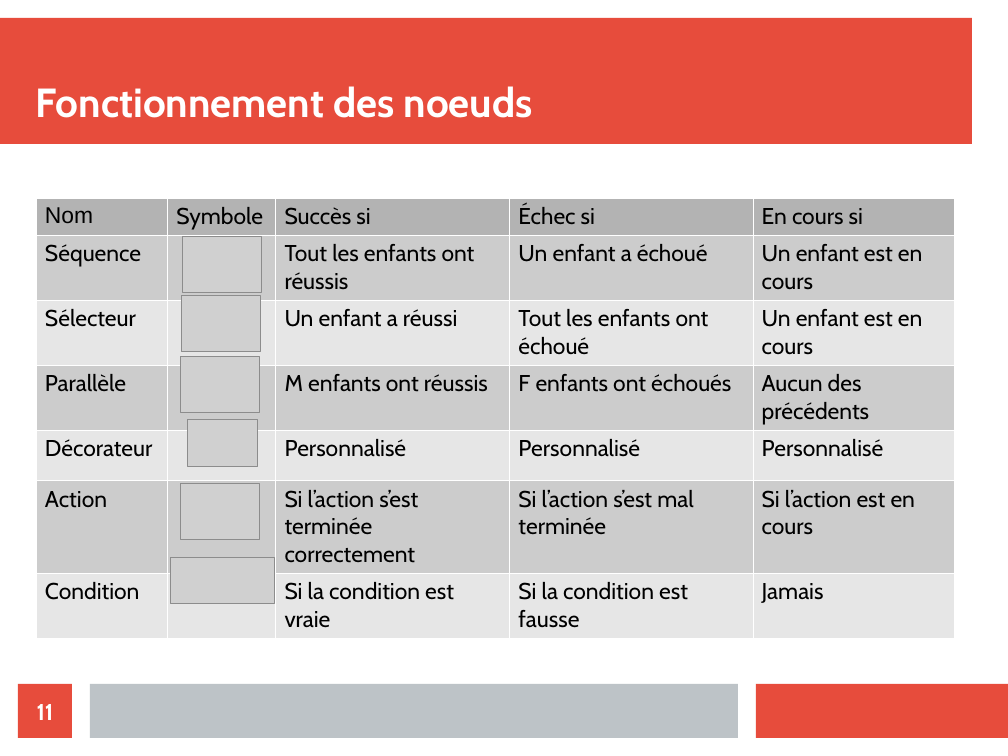
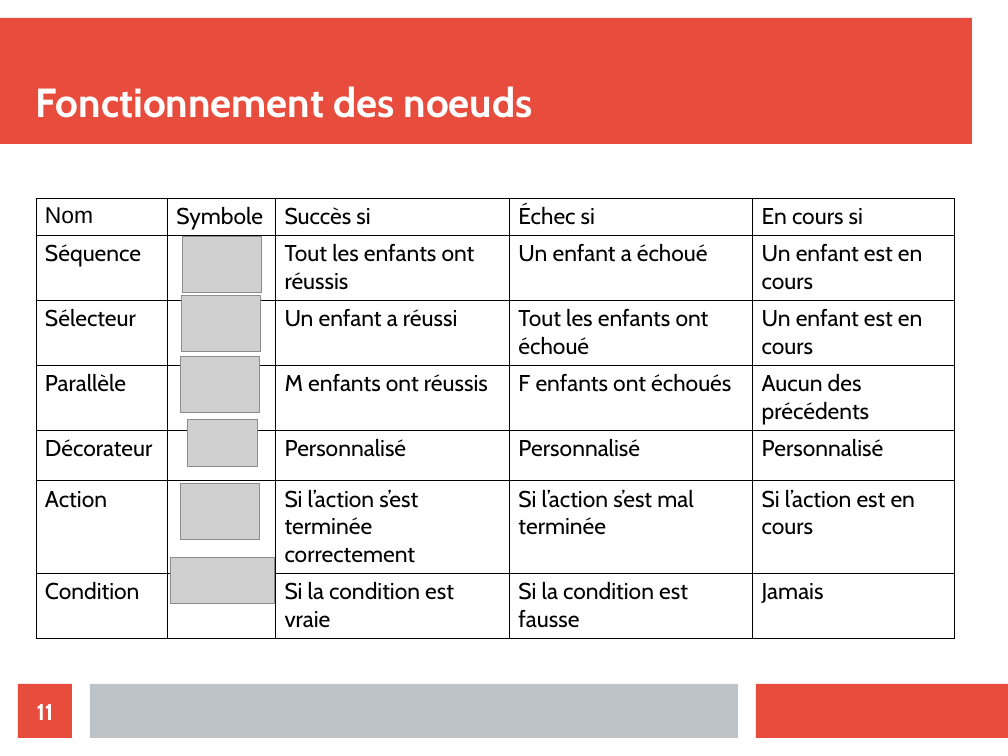
Before and after one commit to ValentinLebouvier/TAL2019, a slide deck: slide 11 of Comptes Rendus/CR.odp. Drawn at 1008x756 pixels with LibreOffice and Linux fonts; fonts in the diff are those of the drawing; grey boxes stand for pictures. Boxes give left, top, right and bottom in pixels: in the first picture for what was removed or moved away, otherwise in the second. Text is boxed around its words. In the diff, an @@ line names an element or a change of style, - is before the commit and + after.

```diff
--- a/Comptes Rendus/CR.odp
+++ b/Comptes Rendus/CR.odp
@@ table at bbox=[36, 198, 954, 632] @@
@@ fill #B3B3B3 to none in row 1 @@
@@ fill #CCCCCC to none in 12 cells @@
@@ fill #E6E6E6 to none in 12 cells @@
@@ borders changed @@
```
Also in this commit, not shown: 1 other slide changed, 1 slide added, 9 other files.
